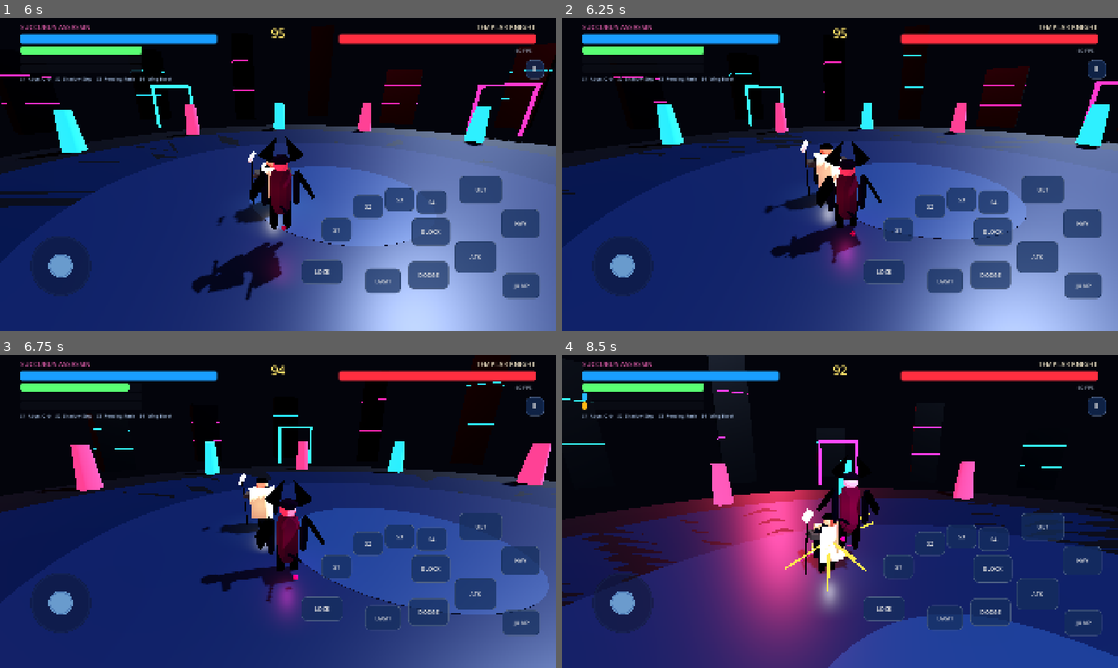
Above: before the commit, frames 1-4 (two rows, left to right).
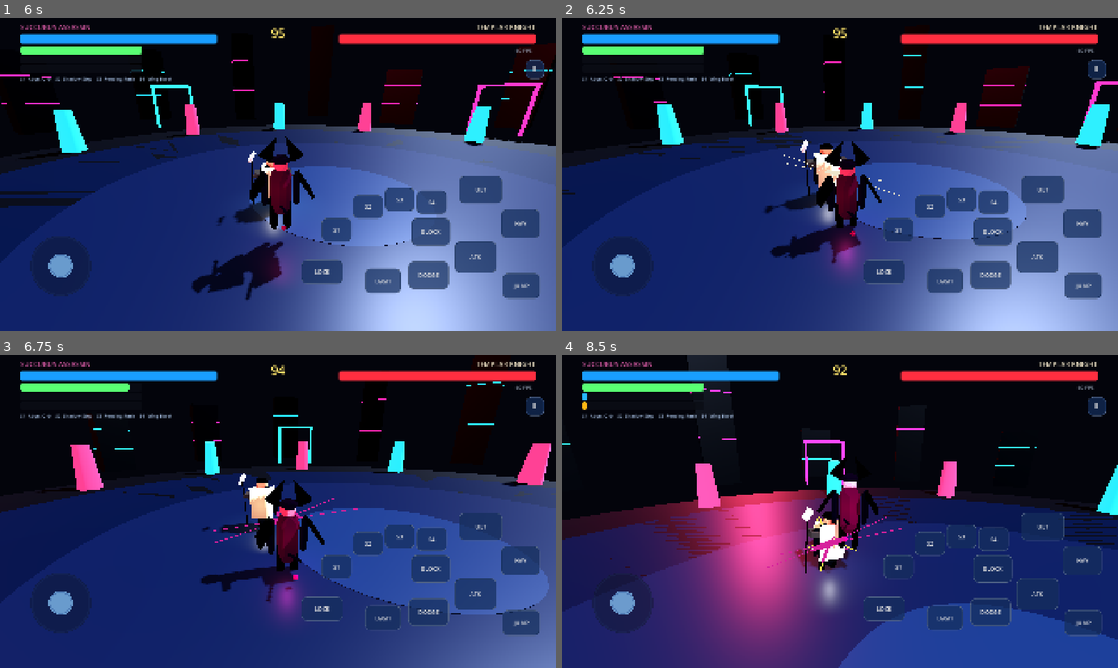
Above: after the commit, the same moments.

Repository: psgkri-design/AnimeArenaFighter
Game: Godot game, scene res://scenes/main.tscn
Two runs of this game, one before a commit and one after it. Both use one fixed random seed, a clock stepped at 60 frames per second and the inputs below.
Inputs (mouse positions are in pixels of both pictures, inside the frame that each line leads up to):
- Up to frame 1 (6 s): click "AI: NORMAL" at 0.5 s; click "START BATTLE" at 1.25 s; drag from (61, 265) to (333, 105) at 2.02 s; drag from (166, 190) to (250, 237) at 2.77 s; move the mouse to (333, 105) at 3.52 s; hold D (move_right) 3.53-4.25 s; tap U (ultimate) at 3.6, 5.3 s; tap J (attack) at 3.8 s; drag from (250, 237) to (111, 127) at 4.27 s; move the mouse to (444, 221) at 5.02 s; hold A (move_left) 5.03-5.75 s; hold I (block) 5.03-5.75 s; tap Space (jump) at 5.27 s; drag from (111, 127) to (194, 96) at 5.77 s
- Up to frame 2 (6.25 s): no input
- Up to frame 3 (6.75 s): move the mouse to (305, 511) at 6.52 s; hold S (move_back) from 6.53 s (still down); tap K (heavy) at 6.6 s; click (305, 511) at 6.67 s
- Up to frame 4 (8.5 s): release S (move_back) at 7.25 s; drag from (756, 433) to (728, 527) at 7.27 s; move the mouse to (962, 495) at 8.02 s; hold W (move_forward) from 8.03 s (still down); tap U (ultimate) at 8.1 s; tap Space (jump) at 8.27 s; tap J (attack) at 8.3 s

Frame 1 is identical in both runs. In frame 2, less than 0.1% of the frame differs, in the area x 39-61%, y 43-57%; in frame 3, 0.1%; in frame 4, 15%, in the area x 0-100%, y 0-100%.

Commit message:
feat: add pooled combat vfx and hit stop

Diff:
--- a/scripts/arena_game.gd
+++ b/scripts/arena_game.gd
@@ -3,6 +3,9 @@
 const FighterScript = preload("res://scripts/fighter.gd")
 const CameraScript = preload("res://scripts/combat_camera.gd")
 const HUDScript = preload("res://scripts/hud.gd")
+const VFXScript = preload("res://scripts/combat_vfx_pool.gd")
+
+signal sfx_requested(cue, position)
 
 var hud
 var camera_rig
@@ -12,6 +15,8 @@
 var selected_enemy_variant: int = 2
 var selected_difficulty: int = 1
 var match_running: bool = false
+var vfx_pool
+var hit_stop_serial: int = 0
 
 func _ready() -> void:
     randomize()
@@ -20,6 +25,10 @@
         DisplayServer.screen_set_orientation(DisplayServer.SCREEN_SENSOR_LANDSCAPE)
     _build_world()
     _build_arena()
+
+    vfx_pool = VFXScript.new()
+    vfx_pool.name = "CombatVFXPool"
+    add_child(vfx_pool)
 
     camera_rig = CameraScript.new()
     camera_rig.name = "CombatCamera"
@@ -274,12 +283,15 @@
     fighter.ultimate_started.connect(_on_ultimate_started)
     fighter.perfect_evade.connect(_on_perfect_evade)
     fighter.perfect_parry.connect(_on_perfect_parry)
+    fighter.combat_fx.connect(_on_combat_fx)
 
 func _restart_match() -> void:
     _start_match(selected_player_variant, selected_enemy_variant, selected_difficulty)
 
 func _return_to_menu() -> void:
     match_running = false
+    hit_stop_serial += 1
+    Engine.time_scale = 1.0
     _destroy_fighters()
     camera_rig.set_subjects(null, null)
     hud.show_main_menu()
@@ -315,47 +327,47 @@
 func _on_impact(position: Vector3, strength: float, color: Color) -> void:
     camera_rig.add_shake(strength)
     _spawn_impact_vfx(position, strength, color)
+    sfx_requested.emit("impact", position)
+    _request_hit_stop(clampf(0.018 + strength * 0.020, 0.022, 0.065))
+
+func _on_combat_fx(kind: String, position: Vector3, direction: Vector3, color: Color, strength: float) -> void:
+    if vfx_pool != null:
+        vfx_pool.spawn_effect(kind, position, direction, color, strength)
+    if kind == "slash":
+        sfx_requested.emit("swing", position)
+    elif kind == "dash":
+        sfx_requested.emit("dash", position)
+    elif kind == "aura" or kind == "charge":
+        sfx_requested.emit("energy", position)
 
 func _on_ultimate_started(attacker, victim) -> void:
     camera_rig.play_ultimate(attacker, victim)
-    _spawn_impact_vfx(attacker.global_position + Vector3.UP * 1.2, 2.0, attacker.fighter_color)
+    if vfx_pool != null:
+        vfx_pool.spawn_effect("aura", attacker.global_position + Vector3.UP * 1.2, -attacker.global_transform.basis.z, attacker.fighter_color, 2.0)
+    sfx_requested.emit("ultimate", attacker.global_position)
 
 func _on_perfect_evade(fighter) -> void:
     camera_rig.add_shake(0.55)
-    _spawn_impact_vfx(fighter.global_position + Vector3.UP, 0.9, Color(0.7, 0.9, 1.0))
+    if vfx_pool != null:
+        vfx_pool.spawn_effect("dash", fighter.global_position + Vector3.UP, fighter.velocity, Color(0.7, 0.9, 1.0), 0.9)
 
 func _on_perfect_parry(defender, _attacker) -> void:
     camera_rig.add_shake(1.2)
-    _spawn_impact_vfx(defender.global_position + Vector3.UP * 1.2, 1.4, Color(1.0, 0.85, 0.25))
+    if vfx_pool != null:
+        vfx_pool.spawn_effect("impact", defender.global_position + Vector3.UP * 1.2, Vector3.UP, Color(1.0, 0.85, 0.25), 1.4)
+    sfx_requested.emit("parry", defender.global_position)
+    _request_hit_stop(0.055)
 
 func _spawn_impact_vfx(position: Vector3, strength: float, color: Color) -> void:
-    var root := Node3D.new()
-    root.global_position = position
-    add_child(root)
-    var core := MeshInstance3D.new()
-    var sphere := SphereMesh.new()
-    sphere.radius = 0.25
-    sphere.height = 0.5
-    core.mesh = sphere
-    var mat := ShaderMaterial.new()
-    mat.shader = load("res://shaders/energy.gdshader")
-    mat.set_shader_parameter("energy_color", color)
-    core.material_override = mat
-    root.add_child(core)
-    for i in range(7):
-        var ray := MeshInstance3D.new()
-        var box := BoxMesh.new()
-        box.size = Vector3(0.045, 0.045, 1.4 + strength * 0.35)
-        ray.mesh = box
-        ray.material_override = mat
-        ray.rotation = Vector3(randf_range(-0.8, 0.8), randf_range(0.0, TAU), randf_range(-0.8, 0.8))
-        ray.position = -ray.transform.basis.z * 0.45
-        root.add_child(ray)
-    root.scale = Vector3.ONE * 0.25
-    var tween := create_tween()
-    tween.set_parallel(true)
-    tween.tween_property(root, "scale", Vector3.ONE * (0.8 + strength * 0.38), 0.10)
-    tween.tween_property(root, "rotation:y", randf_range(-1.0, 1.0), 0.18)
-    tween.set_parallel(false)
-    tween.tween_interval(0.08)
-    tween.tween_callback(root.queue_free)
+    if vfx_pool != null:
+        vfx_pool.spawn_effect("impact", position, Vector3.UP, color, strength)
+
+func _request_hit_stop(duration: float) -> void:
+    if DisplayServer.get_name() == "headless":
+        return
+    hit_stop_serial += 1
+    var serial: int = hit_stop_serial
+    Engine.time_scale = 0.08
+    await get_tree().create_timer(duration, true, false, true).timeout
+    if serial == hit_stop_serial:
+        Engine.time_scale = 1.0
--- /dev/null
+++ b/scripts/combat_vfx_pool.gd
@@ -0,0 +1,135 @@
+extends Node3D
+
+const POOL_SIZE: int = 24
+
+var effect_nodes: Array[Node3D] = []
+var effect_materials: Array[ShaderMaterial] = []
+var timers: Array[float] = []
+var durations: Array[float] = []
+var start_scales: Array[Vector3] = []
+var target_scales: Array[Vector3] = []
+var effect_kinds: Array[String] = []
+var cursor: int = 0
+
+func _ready() -> void:
+    for i in range(POOL_SIZE):
+        var root := Node3D.new()
+        root.name = "PooledFX_%02d" % i
+        root.visible = false
+        add_child(root)
+
+        var material := ShaderMaterial.new()
+        material.shader = load("res://shaders/energy.gdshader")
+        material.set_shader_parameter("energy_color", Color(0.2,0.8,1.0,0.92))
+
+        var core := MeshInstance3D.new()
+        var sphere := SphereMesh.new()
+        sphere.radius = 0.24
+        sphere.height = 0.48
+        core.mesh = sphere
+        core.material_override = material
+        root.add_child(core)
+
+        for ray_index in range(6):
+            var ray := MeshInstance3D.new()
+            var ray_mesh := BoxMesh.new()
+            ray_mesh.size = Vector3(0.035, 0.035, 1.25)
+            ray.mesh = ray_mesh
+            ray.material_override = material
+            ray.rotation = Vector3(
+                -0.55 + float(ray_index % 3) * 0.52,
+                TAU * float(ray_index) / 6.0,
+                -0.35 + float(ray_index % 2) * 0.70
+            )
+            ray.position = -ray.transform.basis.z * 0.40
+            root.add_child(ray)
+
+        effect_nodes.append(root)
+        effect_materials.append(material)
+        timers.append(0.0)
+        durations.append(0.0)
+        start_scales.append(Vector3.ONE)
+        target_scales.append(Vector3.ONE)
+        effect_kinds.append("")
+
+func _process(delta: float) -> void:
+    for i in range(effect_nodes.size()):
+        if timers[i] <= 0.0:
+            continue
+        timers[i] = maxf(0.0, timers[i] - delta)
+        var duration: float = maxf(durations[i], 0.001)
+        var progress: float = 1.0 - timers[i] / duration
+        var eased: float = 1.0 - pow(1.0 - progress, 3.0)
+        var root: Node3D = effect_nodes[i]
+        root.scale = start_scales[i].lerp(target_scales[i], eased)
+        if effect_kinds[i] == "slash":
+            root.rotation.z += delta * 5.0
+        elif effect_kinds[i] == "aura":
+            root.rotation.y += delta * 2.4
+        else:
+            root.rotation.y += delta * 1.2
+        if timers[i] <= 0.0:
+            root.visible = false
+
+func spawn_effect(kind: String, position: Vector3, direction: Vector3, color: Color, strength: float = 1.0) -> void:
+    var index: int = _next_slot()
+    var root: Node3D = effect_nodes[index]
+    root.visible = true
+    root.global_position = position
+    root.rotation = Vector3.ZERO
+
+    if direction.length_squared() > 0.001:
+        root.look_at(position + direction.normalized(), Vector3.UP)
+
+    var duration: float = 0.20
+    var start_scale := Vector3.ONE * 0.16
+    var target_scale := Vector3.ONE * (0.85 + strength * 0.30)
+
+    match kind:
+        "slash":
+            duration = 0.18
+            start_scale = Vector3(0.18, 0.05, 0.32)
+            target_scale = Vector3(2.2 + strength * 0.55, 0.16, 1.15 + strength * 0.20)
+            root.rotation.z = -0.45
+        "dash":
+            duration = 0.24
+            start_scale = Vector3(0.22, 0.22, 0.30)
+            target_scale = Vector3(0.58, 0.58, 2.7 + strength * 0.45)
+        "charge":
+            duration = 0.34
+            start_scale = Vector3.ONE * 0.10
+            target_scale = Vector3.ONE * (1.45 + strength * 0.35)
+        "aura":
+            duration = 0.52
+            start_scale = Vector3.ONE * 0.45
+            target_scale = Vector3.ONE * (2.35 + strength * 0.55)
+        _:
+            duration = 0.18
+            start_scale = Vector3.ONE * 0.18
+            target_scale = Vector3.ONE * (0.80 + strength * 0.38)
+
+    var fx_color := color
+    fx_color.a = 0.90
+    effect_materials[index].set_shader_parameter("energy_color", fx_color)
+    timers[index] = duration
+    durations[index] = duration
+    start_scales[index] = start_scale
+    target_scales[index] = target_scale
+    effect_kinds[index] = kind
+    root.scale = start_scale
+
+func set_quality(level: int) -> void:
+    var ray_count: int = 2 if level <= 0 else (4 if level == 1 else 6)
+    for root in effect_nodes:
+        for child_index in range(1, root.get_child_count()):
+            root.get_child(child_index).visible = child_index <= ray_count
+
+func _next_slot() -> int:
+    for offset in range(effect_nodes.size()):
+        var index: int = (cursor + offset) % effect_nodes.size()
+        if timers[index] <= 0.0:
+            cursor = (index + 1) % effect_nodes.size()
+            return index
+    var fallback: int = cursor
+    cursor = (cursor + 1) % effect_nodes.size()
+    return fallback
--- a/scripts/fighter.gd
+++ b/scripts/fighter.gd
@@ -7,6 +7,7 @@
 signal ultimate_started(attacker, target)
 signal perfect_evade(fighter)
 signal perfect_parry(defender, attacker)
+signal combat_fx(kind, position, direction, color, strength)
 
 enum State { IDLE, MOVE, DASH, DODGE, ATTACK, BLOCK, STUNNED, DEAD }
 
@@ -484,6 +485,7 @@
     dash_dir=_input_world(Input.get_vector("move_left","move_right","move_forward","move_back"))
     if dash_dir.length_squared()<0.01: dash_dir=-global_transform.basis.z
     stamina-=14.0; dash_timer=0.18; dash_cooldown=0.34 if variant in [0,3] else 0.42
+    combat_fx.emit("dash", global_position + Vector3.UP * 0.9, dash_dir, fighter_color, 0.85)
     return true
 
 func _try_dodge(direction: Vector3=Vector3.ZERO) -> bool:
@@ -491,6 +493,7 @@
     if direction.length_squared()<0.01: direction=_input_world(Input.get_vector("move_left","move_right","move_forward","move_back"))
     if direction.length_squared()<0.01: direction=global_transform.basis.z
     dash_dir=direction.normalized(); stamina-=20.0; dodge_timer=0.26; iframe_timer=0.21
+    combat_fx.emit("dash", global_position + Vector3.UP * 0.9, dash_dir, fighter_color, 0.72)
     return true
 
 func _light_attack() -> void:
@@ -518,6 +521,9 @@
     var anim_index: int = int(data.get("anim_index",0))
     var anim_speed: float = float(data.get("anim_speed",1.0))
     _play_animation(_attack_animation(anim_kind, anim_index), 0.06, anim_speed, true)
+    var fx_kind: String = "aura" if anim_kind == "ultimate" else ("charge" if anim_kind == "skill" and variant == 1 else "slash")
+    var fx_strength: float = 1.75 if anim_kind == "ultimate" else (1.25 if anim_kind == "skill" or anim_kind == "heavy" else 0.75)
+    combat_fx.emit(fx_kind, global_position + Vector3.UP * 1.15 - global_transform.basis.z * 0.85, -global_transform.basis.z, fighter_color, fx_strength)
 
 func _process_attack(delta:float)->void:
     attack_timer+=delta
@@ -579,6 +585,7 @@
         0:
             skill_cooldowns[index]=4.0
             _play_animation(_attack_animation("skill", index), 0.06, 1.08, true)
+            combat_fx.emit("charge", global_position + Vector3.UP * 1.25, -global_transform.basis.z, fighter_color, 1.15)
             var projectile=ProjectileScript.new()
             projectile.configure(self,target,fighter_color,float(skill_damage[0])*power_scale)
             get_tree().current_scene.add_child(projectile)
Not shown, changed: CHANGELOG_GAME.md
